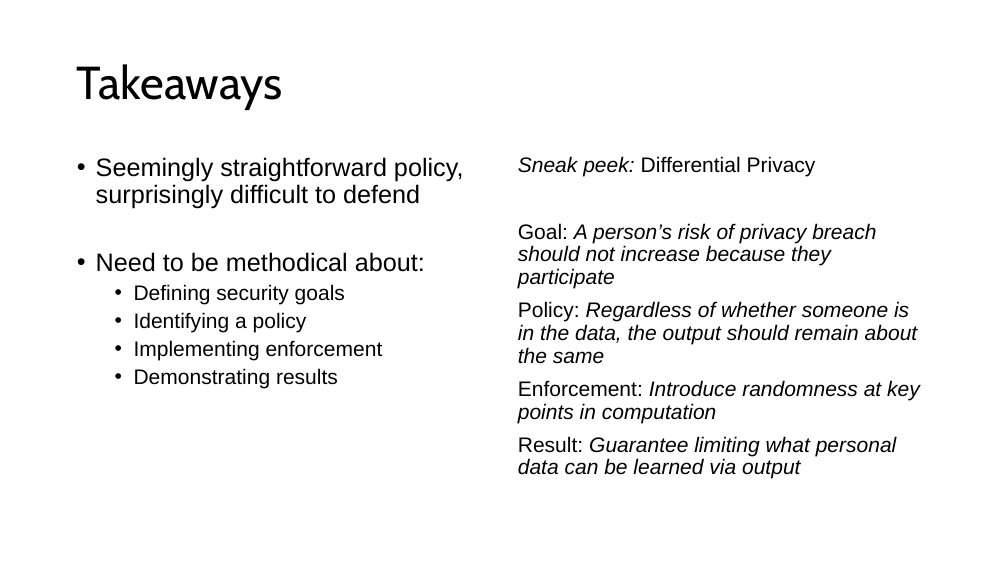
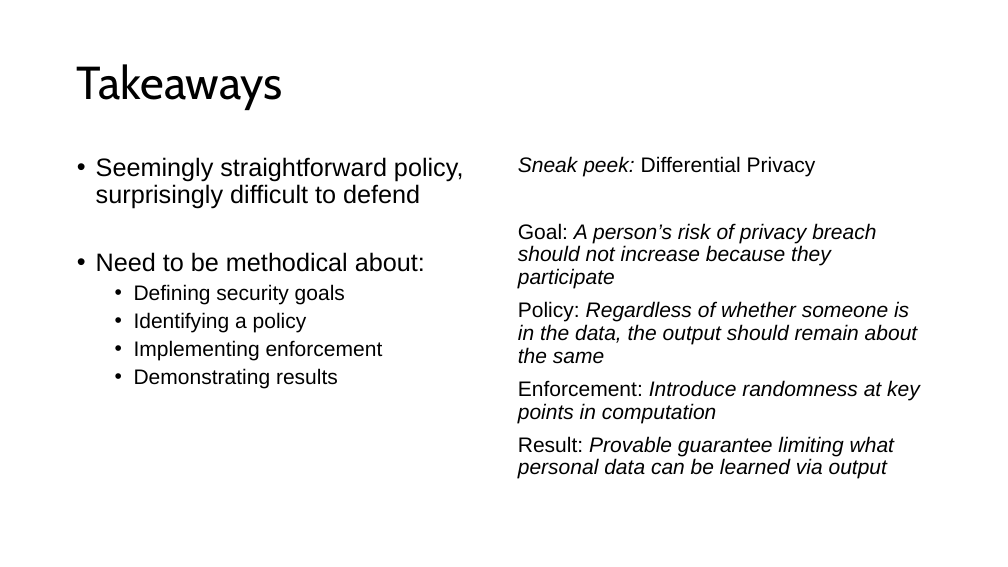
Before and after one commit to 15316-cmu/15316-cmu.github.io, a slide deck: slide 10 of 2026/lectures/01-intro.pptx. Drawn at 1008x567 pixels with LibreOffice and Linux fonts; fonts in the diff are those of the drawing. Boxes give left, top, right and bottom in pixels: in the first picture for what was removed or moved away, otherwise in the second. Text is boxed around its words. In the diff, an @@ line names an element or a change of style, - is before the commit and + after.

```diff
--- a/2026/lectures/01-intro.pptx
+++ b/2026/lectures/01-intro.pptx
@@ text at box(518, 436, 894, 479): text changed @@
-Result: Guarantee limiting what personal data can be learned via output
+Result: Provable guarantee limiting what personal data can be learned via output
```
Also in this commit, not shown: 4 other slides changed, 1 slide added, 2 other files.
